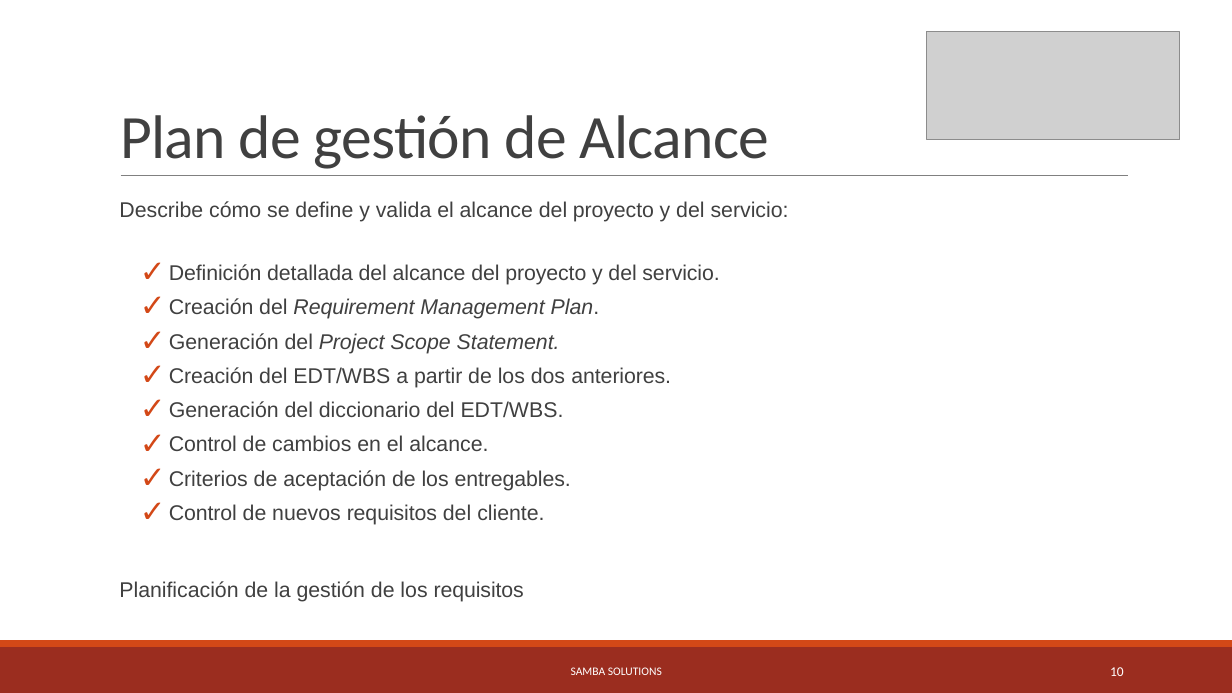
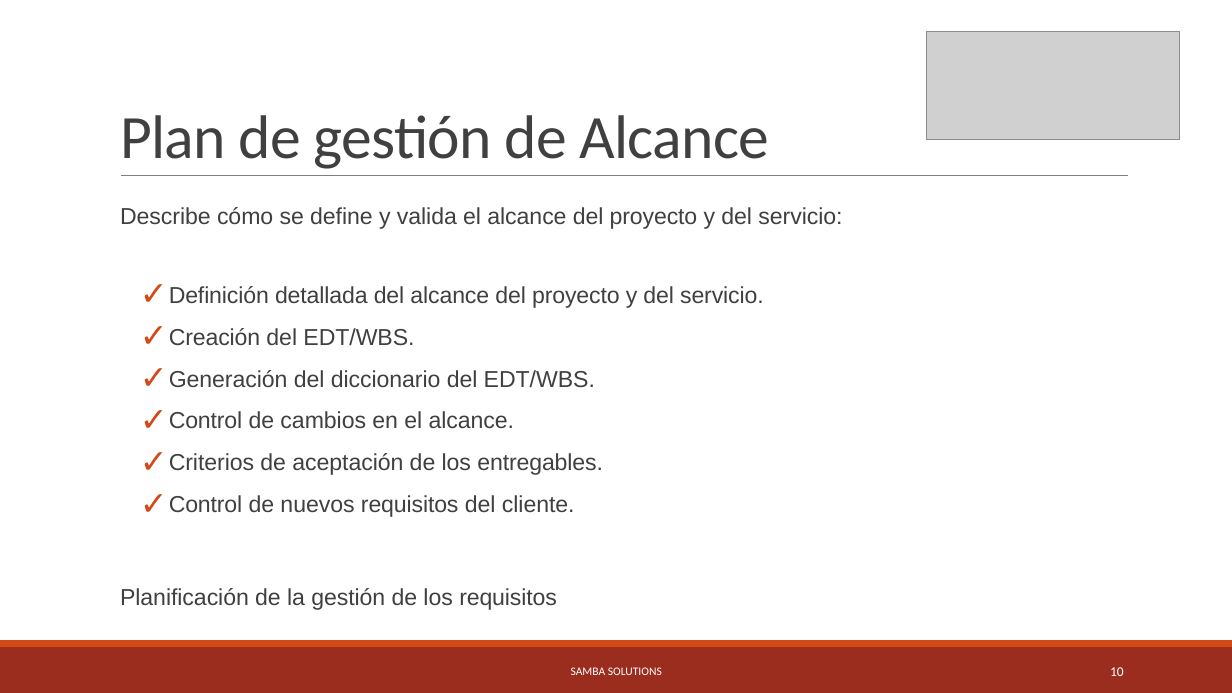
Before and after one commit to galledohm/Gestion_Proyectos, a slide deck: slide 10 of Documentos_generados/Integracion_Alcance/Entregable_1_Gestion.pptx. Drawn at 1232x693 pixels with LibreOffice and Linux fonts; fonts in the diff are those of the drawing; grey boxes stand for pictures. Boxes give left, top, right and bottom in pixels: in the first picture for what was removed or moved away, otherwise in the second. Text is boxed around its words. In the diff, an @@ line names an element or a change of style, - is before the commit and + after.

Commit message:
He modificado las de diapositivas delplan de gestión del alcance y la recopilación de requisitos

```diff
--- a/Documentos_generados/Integracion_Alcance/Entregable_1_Gestion.pptx
+++ b/Documentos_generados/Integracion_Alcance/Entregable_1_Gestion.pptx
@@ text at box(120, 207, 842, 610): size 16.6 to 18 pt; line spacing 1 to 1.2 @@
@@ text at box(169, 328, 414, 346): text changed; size 16.6 to 18 pt @@
-  ✓ Creación del Requirement Management Plan.
-  ✓ Generación del Project Scope Statement.
-  ✓ Creación del EDT/WBS a partir de los dos anteriores.
+  ✓ Creación del EDT/WBS.
```
Also in this commit, not shown: 2 other slides changed.
